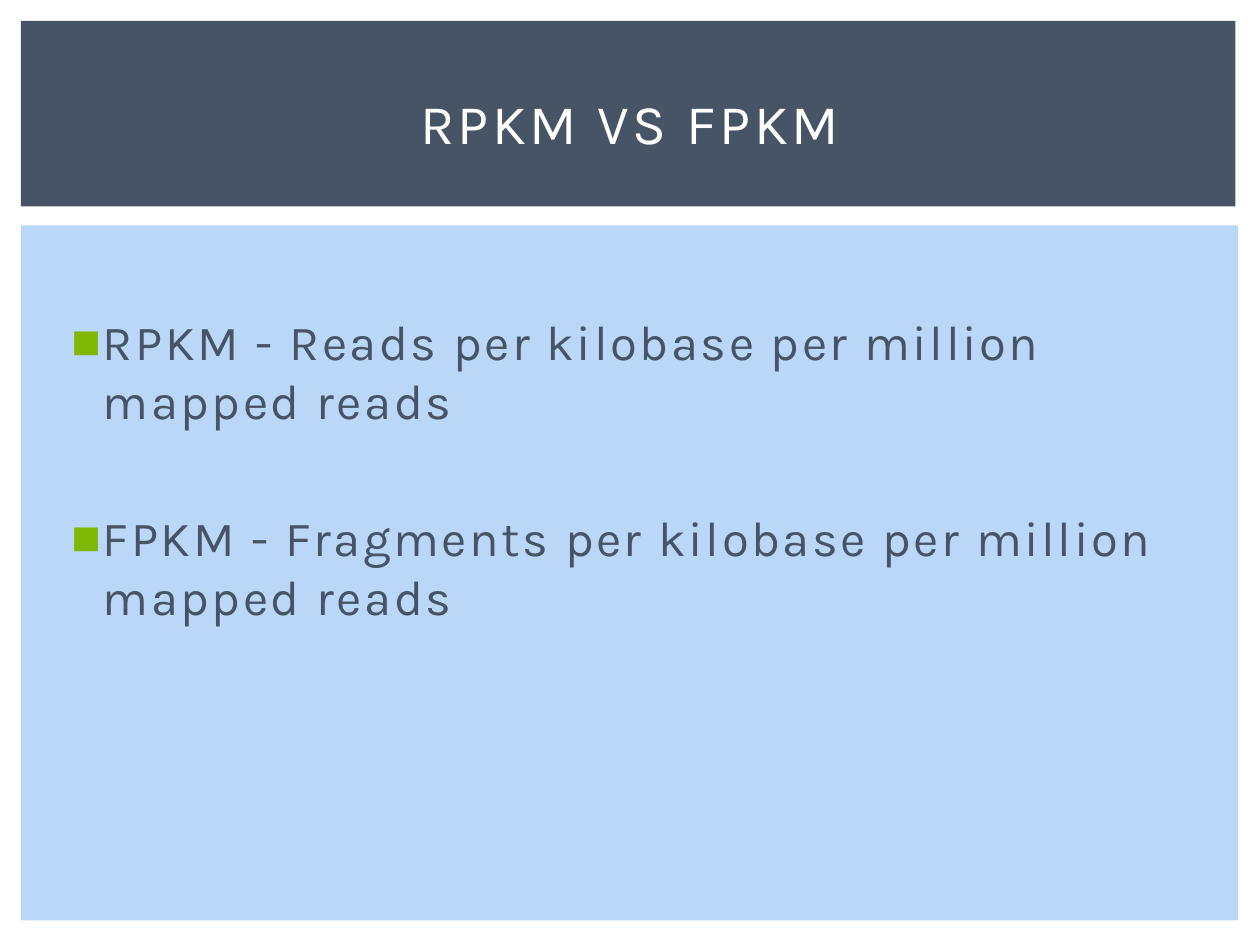
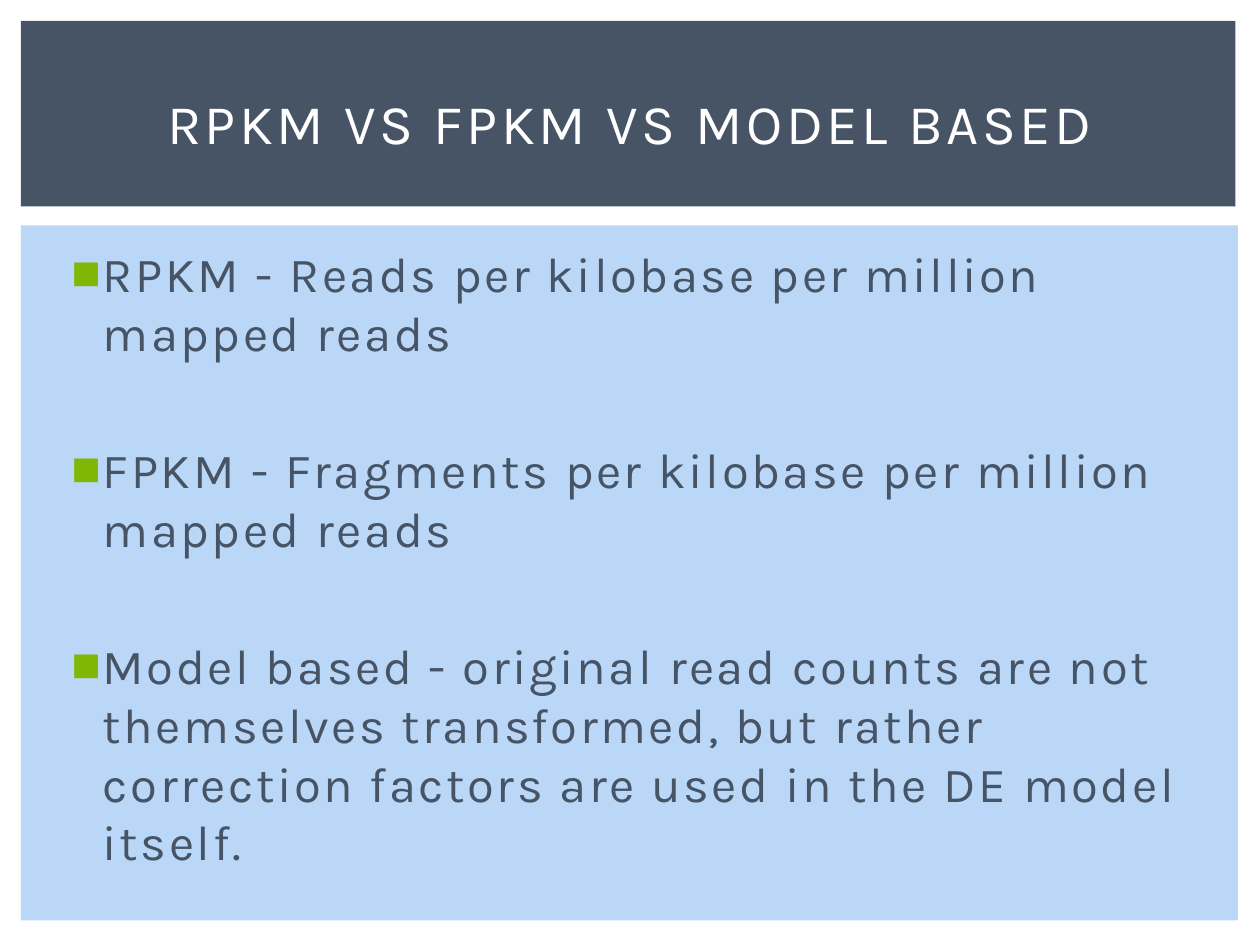
Before and after one commit to msettles/Workshop_RNAseq, a slide deck: slide 97 of powerpoints/RNA-seq-Piracicaba2015.pptx (slide 96 before the commit). Drawn at 1260x945 pixels with LibreOffice and Linux fonts; fonts in the diff are those of the drawing. Boxes give left, top, right and bottom in pixels: in the first picture for what was removed or moved away, otherwise in the second. Text is boxed around its words. In the diff, an @@ line names an element or a change of style, - is before the commit and + after.

```diff
--- a/powerpoints/RNA-seq-Piracicaba2015.pptx
+++ b/powerpoints/RNA-seq-Piracicaba2015.pptx
@@ title at (167, 108, 1091, 145): text changed @@
-RPKM VS FPKM
+RPKM VS FPKM VS MODEL BASED
@@ text at (103, 650, 1174, 861): paragraph added @@
+■ Model based - original read counts are not themselves transformed, but rather correction factors are used in the DE model itself.
```
Also in this commit, not shown: 2 other slides changed, 4 slides added.
